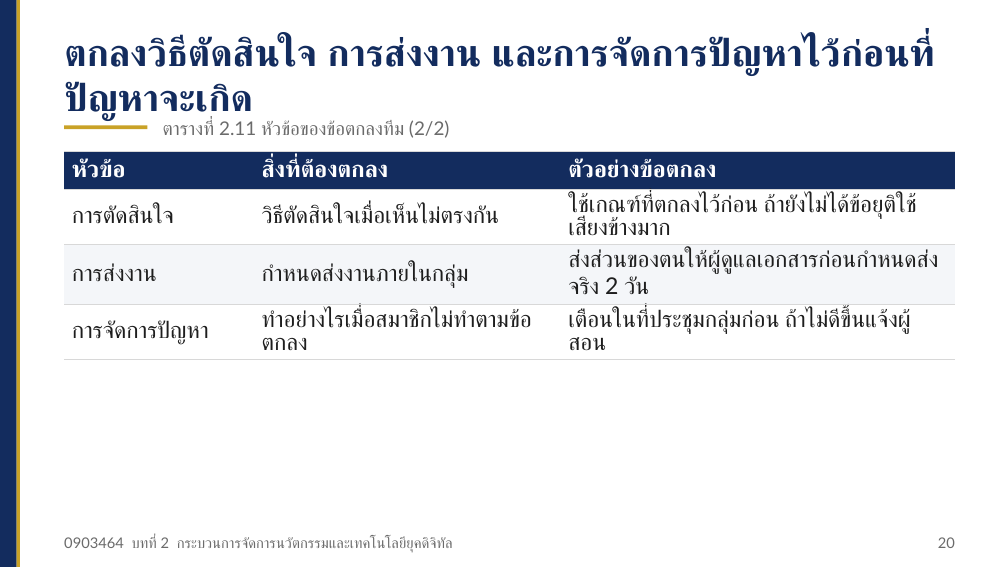
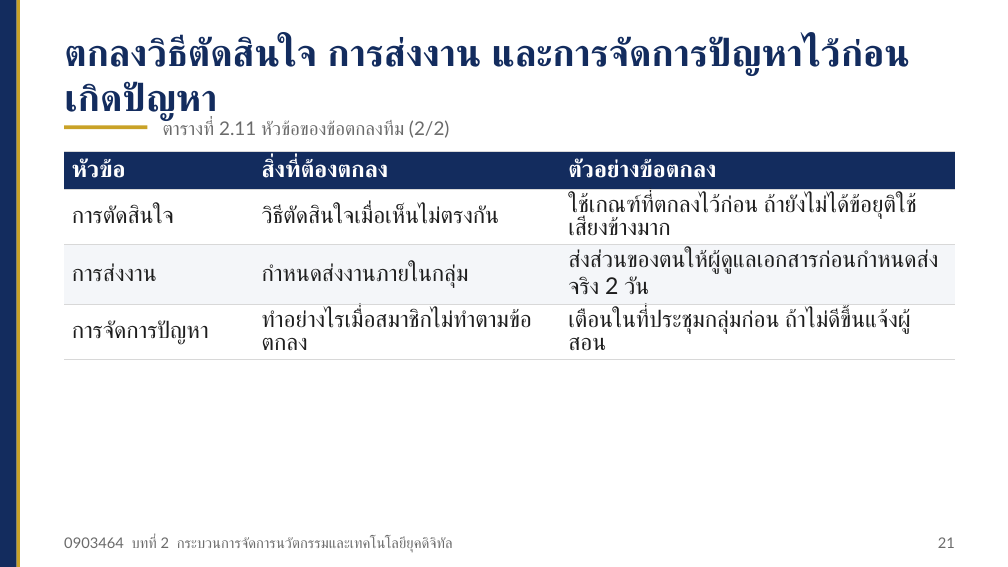
Before and after one commit to Aj-Warawut/academic-web-teaching, a slide deck: slide 21 of ci/files/ci_0903464_บทที่02_สไลด์.pptx (slide 20 before the commit). Drawn at 1008x567 pixels with LibreOffice and Linux fonts; fonts in the diff are those of the drawing. Boxes give left, top, right and bottom in pixels: in the first picture for what was removed or moved away, otherwise in the second. Text is boxed around its words. In the diff, an @@ line names an element or a change of style, - is before the commit and + after.

```diff
--- a/ci/files/ci_0903464_บทที่02_สไลด์.pptx
+++ b/ci/files/ci_0903464_บทที่02_สไลด์.pptx
@@ text at (64, 36, 909, 122): text changed @@
-ตกลงวิธีตัดสินใจ การส่งงาน และการจัดการปัญหาไว้ก่อนที่ปัญหาจะเกิด
+ตกลงวิธีตัดสินใจ การส่งงาน และการจัดการปัญหาไว้ก่อนเกิดปัญหา
@@ text at (938, 537, 955, 548): text changed @@
-20
+21
```
Also in this commit, not shown: 23 other slides changed, 1 slide added, 25 other files.
